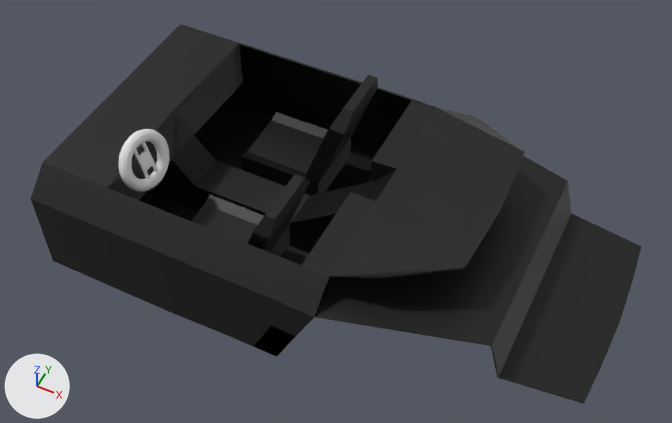
One commit to the Blender file Car Game/Assets/RabauMaterials/911.blend: the scene before it, then after it.
Both versions are drawn from a camera (50 mm lens) standing at (5.38, -3.8, 5.44) and looking at (3.56, -0.16, 0.89). Lighting does not change. The marker at lower left points along +X, +Y and +Z.

Names of what the first picture shows: 'Stearing wheel', 'interior'.
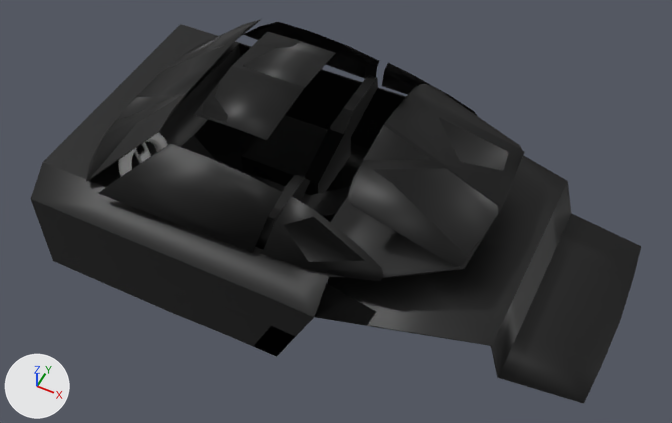
The edits, one by one:
me_plane_007 has 88 vertices, 68 faces and spans x 1.76..5.45, y -1.0..0.0, z 0.32..1.32.
me_plane_007 is used by ob_interior; location (0.0, 0.0, 0.0).
me_plane_007 part 1: edges marked sharp go from 0 to 83.
Object 'Glass' (ob_glass) is now shown.

What differs and where, as boxes (x1, y1, x2, y2) in the pictures (672 x 423 px):
'Glass', shown (black): after (86, 20, 524, 281)
part 1 of me_plane_007, shading changed: (31, 24, 641, 404) in both
'Stearing wheel', unchanged, covered by the edit: before (118, 129, 169, 191); after (118, 133, 168, 177)
